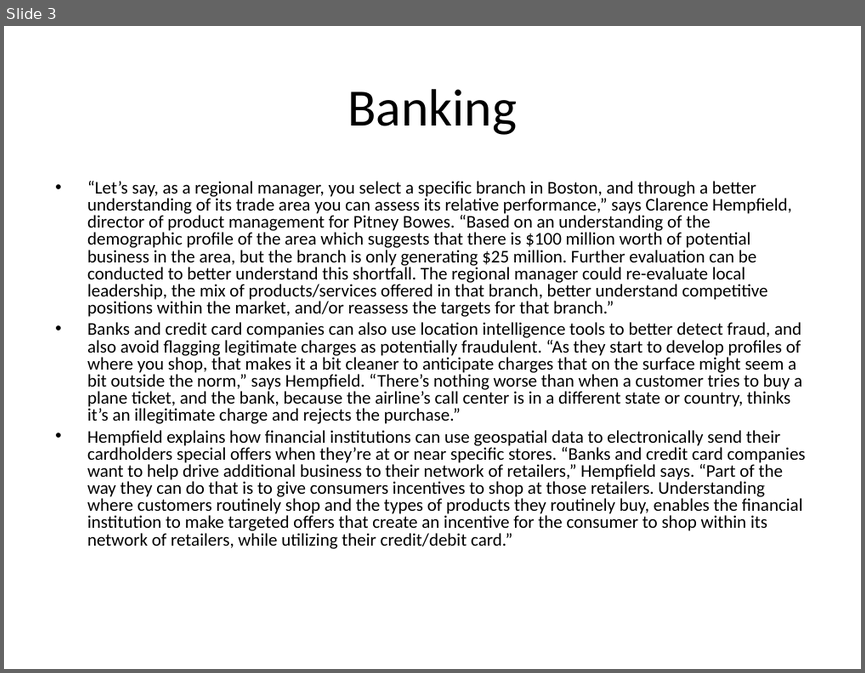
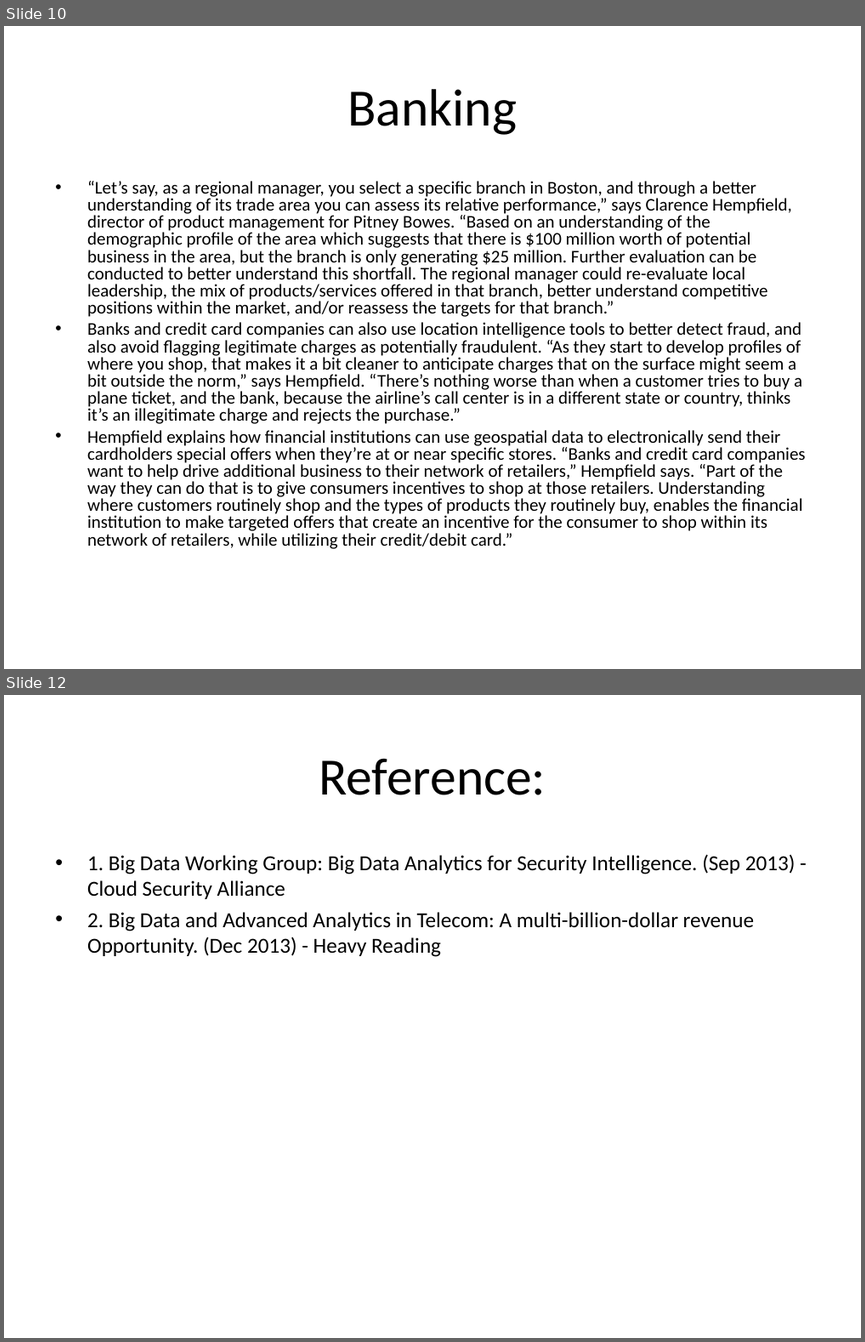
Before and after one commit to NUS-Anonymous/LTA-Data, a slide deck: Business Final Presentation/Presentation1.ppt. Shown one above the other, each under a label of ours: slide 3 before the commit, slides 10 and 12 after it; the slides between them are not shown. The pictures are 865x673 and 865x1342 pixels, drawn with LibreOffice and Linux fonts; fonts in the diff are those of the drawing. Boxes give left, top, right and bottom in pixels: in the first picture for what was removed or moved away, otherwise in the second. Text is boxed around its words. In the diff, an @@ line names an element or a change of style, - is before the commit and + after.

```diff
--- a/Business Final Presentation/Presentation1.ppt
+++ b/Business Final Presentation/Presentation1.ppt
@@ slide 12 added at [4, 695, 861, 1338], background #FFFFFF @@
@@ title added at [318, 758, 545, 795], 44 pt, text #000000 @@
+Reference:
@@ text added at [87, 854, 795, 957], 18 pt, text #000000 @@
+• 1. Big Data Working Group: Big Data Analytics for Security Intelligence. (Sep 2013) - Cloud Security Alliance
+• 2. Big Data and Advanced Analytics in Telecom: A multi-billion-dollar revenue Opportunity. (Dec 2013) - Heavy Reading
@@ what was slide 3 is now slide 10 @@
```
Also in this commit, not shown: 8 other slides added, 1 slide removed, 3 other files.
